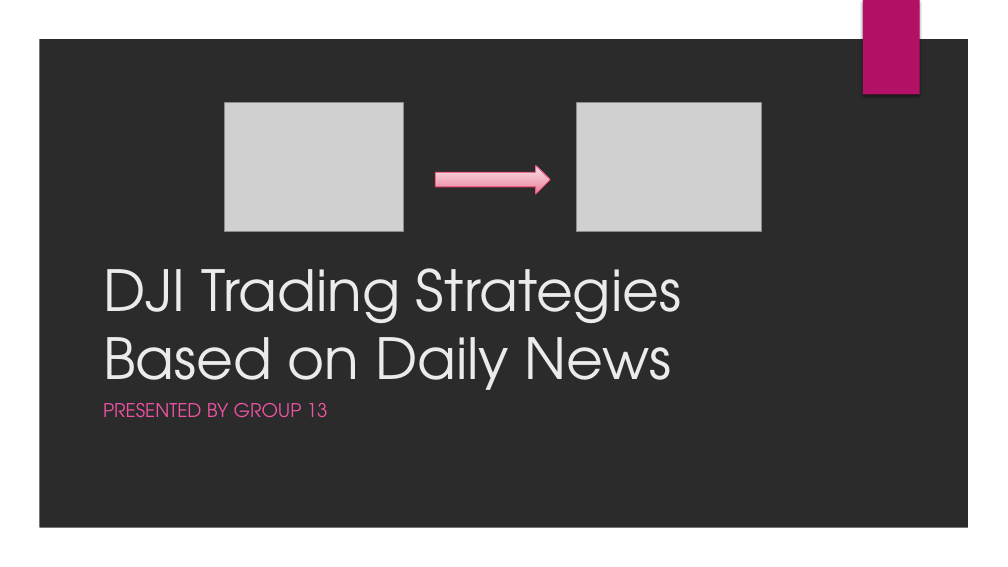
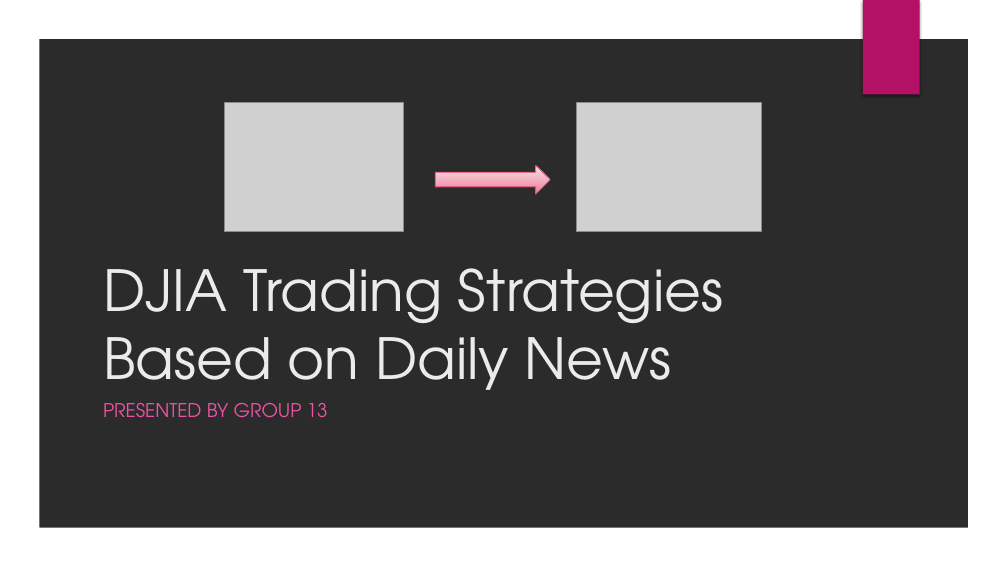
Before and after one commit to TZstatsADS/Fall2016-proj5-grp13, a slide deck: slide 1 of presentation.pptx. Drawn at 1008x567 pixels with LibreOffice and Linux fonts; fonts in the diff are those of the drawing; grey boxes stand for pictures; background and template pictures are left out; a plain dark background stands for a picture behind light text. Boxes give left, top, right and bottom in pixels: in the first picture for what was removed or moved away, otherwise in the second. Text is boxed around its words. In the diff, an @@ line names an element or a change of style, - is before the commit and + after.

Commit message:
update

```diff
--- a/presentation.pptx
+++ b/presentation.pptx
@@ title at bbox=[103, 268, 723, 405]: text changed @@
-DJI Trading Strategies Based on Daily News
+DJIA Trading Strategies Based on Daily News
```
